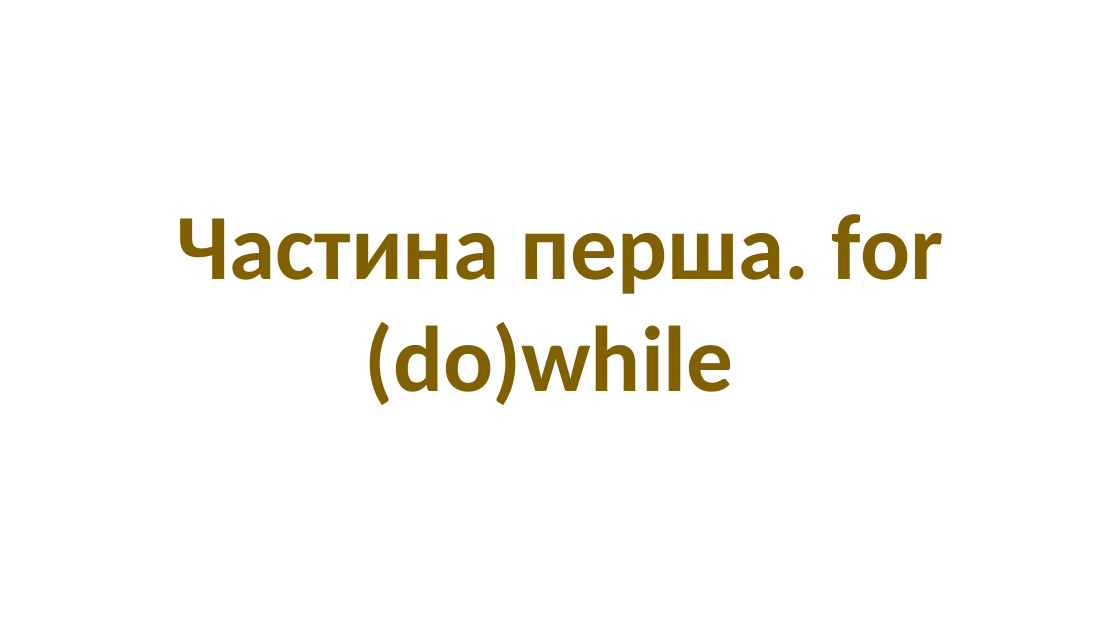
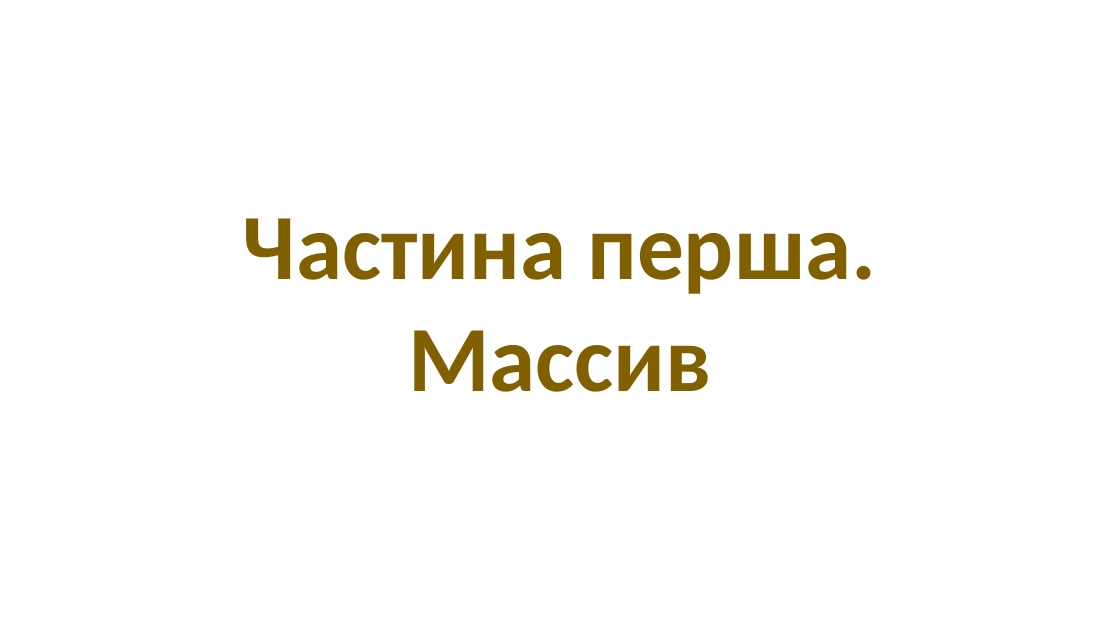
Before and after one commit to arg3ntuum/JavaCourse, a slide deck: slide 1 of Java Урок 6 Масиви.pptx (slide 2 before the commit). Drawn at 1120x630 pixels with LibreOffice and Linux fonts; fonts in the diff are those of the drawing. Boxes give left, top, right and bottom in pixels: in the first picture for what was removed or moved away, otherwise in the second. Text is boxed around its words. In the diff, an @@ line names an element or a change of style, - is before the commit and + after.

```diff
--- a/Java Урок 6 Масиви.pptx
+++ b/Java Урок 6 Масиви.pptx
@@ text at [243, 218, 876, 392]: text changed @@
-Частина перша. for (do)while
+Частина перша. Массив
```
Also in this commit, not shown: 1 slide removed, 9 other files.
